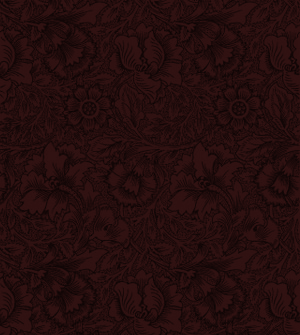
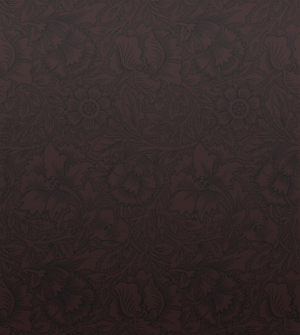
Revision of a layered 300x335 image; what changed, layer by layer:
added layer "Warstwa" (19%) above "kopia: Wklejona warstwa" over [0, 0, 300, 335]
added layer "kopia: Wklejona warstwa" (70%) above "Wklejona warstwa" over [0, 0, 300, 335]
